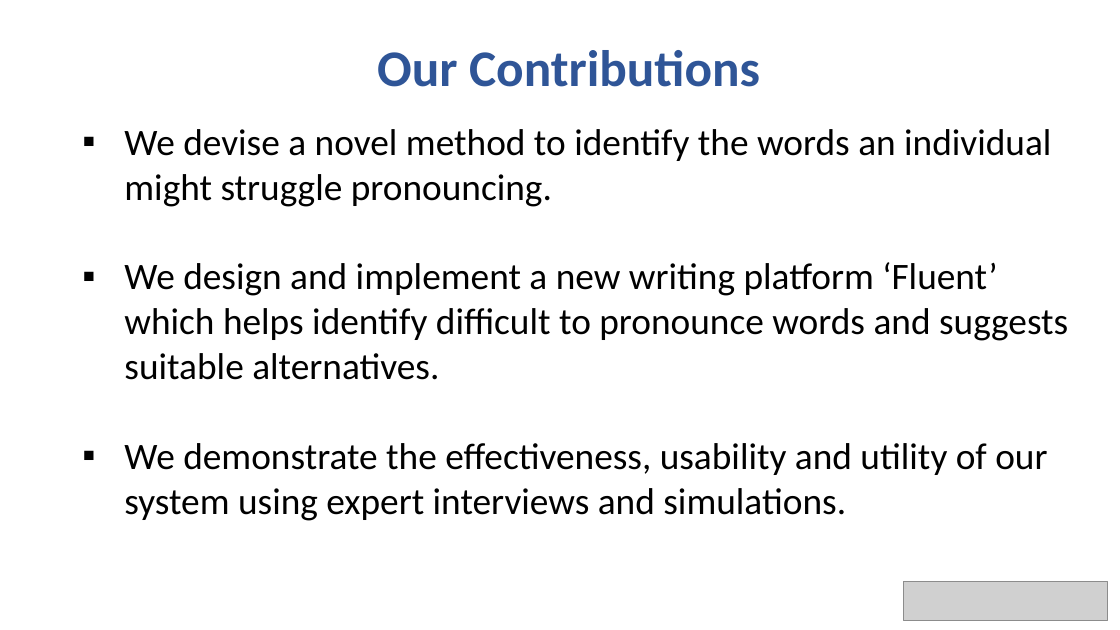
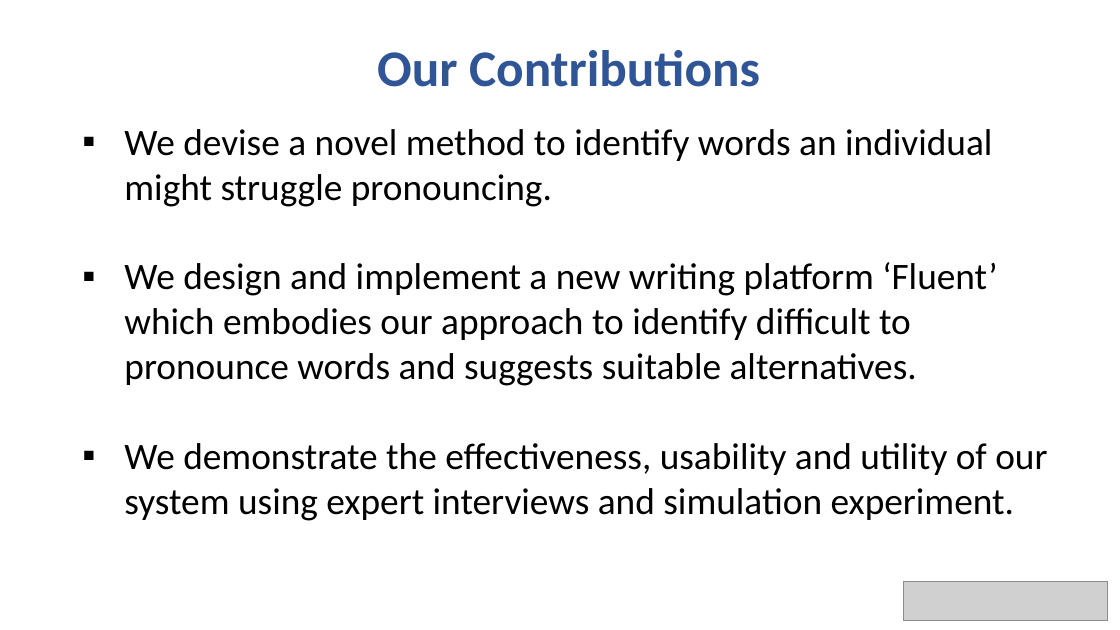
Before and after one commit to bhavyaghai/Fluent, a slide deck: slide 4 of presentation.pptx (slide 3 before the commit). Drawn at 1120x630 pixels with LibreOffice and Linux fonts; fonts in the diff are those of the drawing; grey boxes stand for pictures. Boxes give left, top, right and bottom in pixels: in the first picture for what was removed or moved away, otherwise in the second. Text is boxed around its words. In the diff, an @@ line names an element or a change of style, - is before the commit and + after.

```diff
--- a/presentation.pptx
+++ b/presentation.pptx
@@ text at box(124, 129, 1047, 521): text changed @@
-▪ We devise a novel method to identify the words an individual might struggle pronouncing.
-▪ We design and implement a new writing platform ‘Fluent’ which helps identify difficult to pronounce words and suggests suitable alternatives.
-▪ We demonstrate the effectiveness, usability and utility of our system using expert interviews and simulations.
+▪ We devise a novel method to identify words an individual might struggle pronouncing.
+▪ We design and implement a new writing platform ‘Fluent’ which embodies our approach to identify difficult to pronounce words and suggests suitable alternatives.
+▪ We demonstrate the effectiveness, usability and utility of our system using expert interviews and simulation experiment.
```
Also in this commit, not shown: 3 other slides changed, 4 slides added, 1 slide removed, 4 other files.
